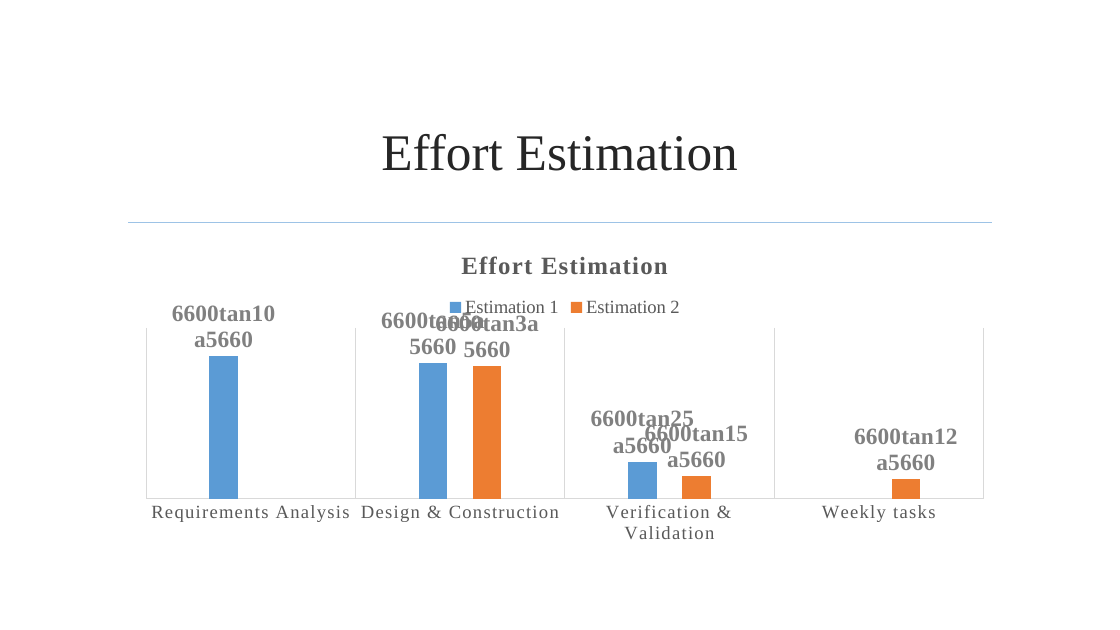
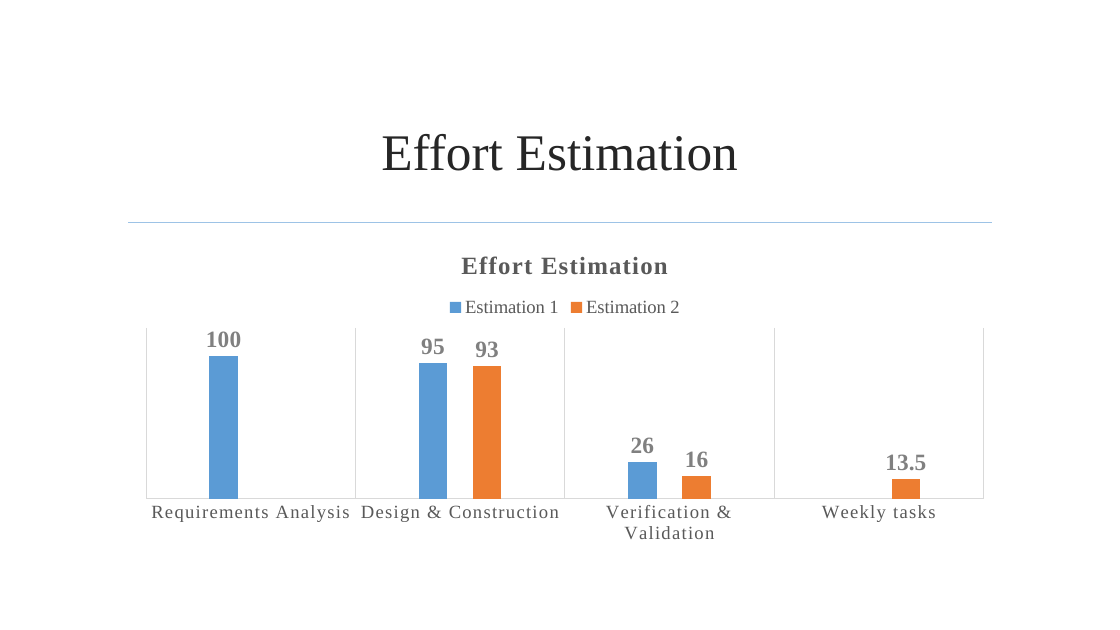
Before and after one commit to jmgirao/projetosoftware1213, a slide deck: slide 13 of Final Presentation/Presentation.pptx. Drawn at 1120x630 pixels with LibreOffice and Linux fonts; fonts in the diff are those of the drawing; background and template pictures are left out. Boxes give left, top, right and bottom in pixels: in the first picture for what was removed or moved away, otherwise in the second. Text is boxed around its words. In the diff, an @@ line names an element or a change of style, - is before the commit and + after.

```diff
--- a/Final Presentation/Presentation.pptx
+++ b/Final Presentation/Presentation.pptx
@@ column chart at (129,234,1001,550) @@
@@ data labels of Estimation 1 changed @@
@@ data labels of Estimation 2 changed @@
@@ value axis changed @@
```
Also in this commit, not shown: 14 other slides changed.
